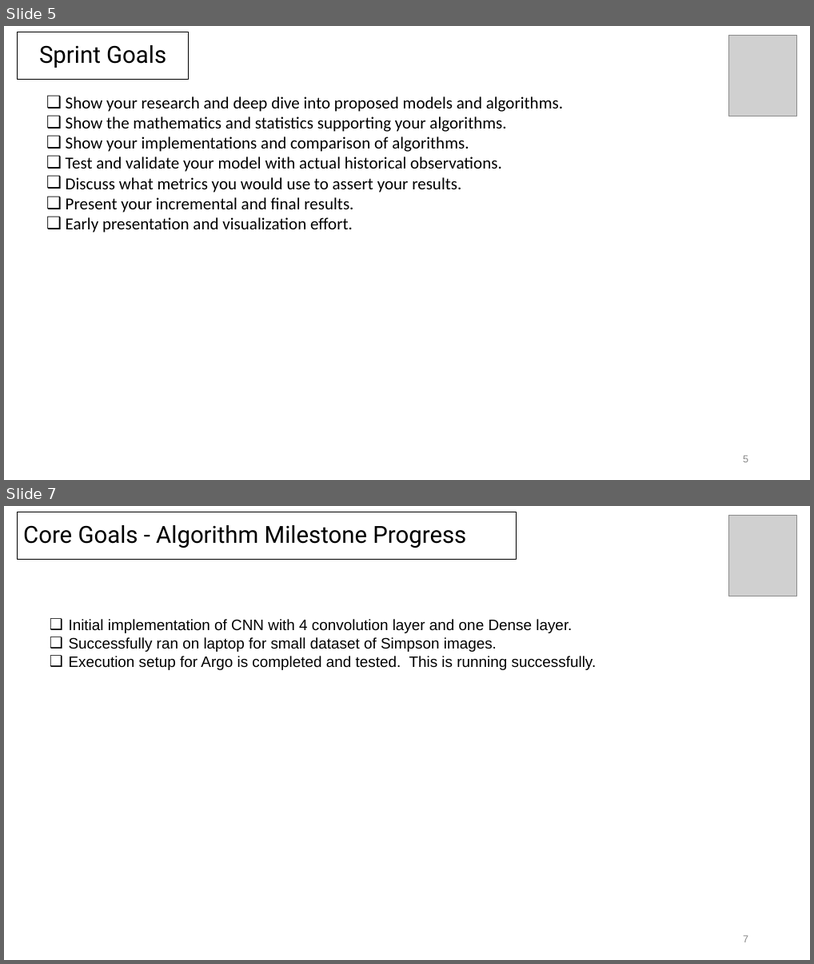
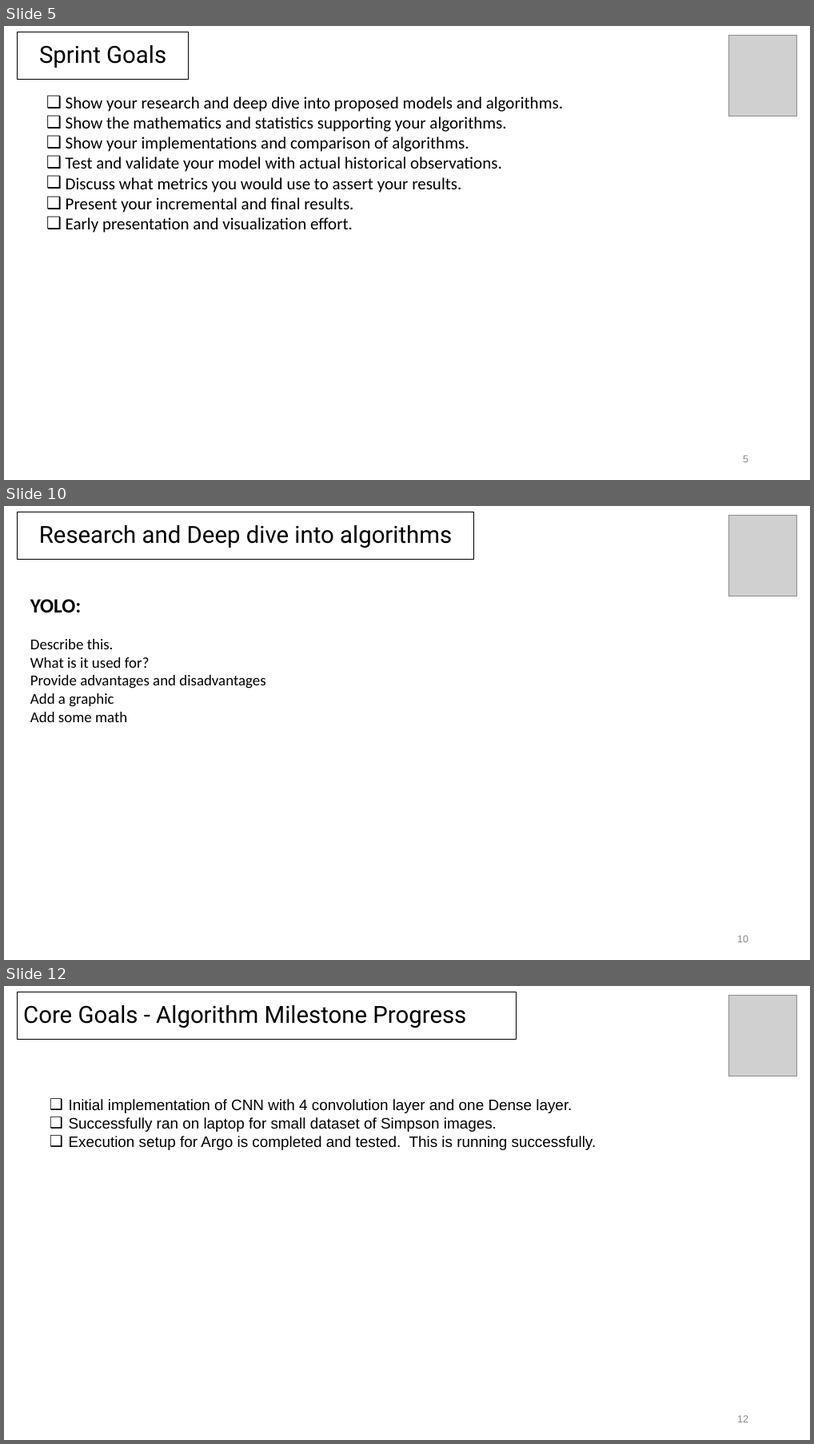
Before and after one commit to coderscraft/simpsons-classification, a slide deck: Documentation/SprintPresentations/Sprint3-Week2.pptx. Shown one above the other, each under a label of ours: slides 5 and 7 before the commit, slides 5, 10 and 12 after it; the slides between them are not shown. The pictures are 814x964 and 814x1444 pixels, drawn with LibreOffice and Linux fonts; fonts in the diff are those of the drawing; grey boxes stand for pictures. Boxes give left, top, right and bottom in pixels: in the first picture for what was removed or moved away, otherwise in the second. Text is boxed around its words. In the diff, an @@ line names an element or a change of style, - is before the commit and + after.

```diff
--- a/Documentation/SprintPresentations/Sprint3-Week2.pptx
+++ b/Documentation/SprintPresentations/Sprint3-Week2.pptx
@@ slide 10 added at bbox=[4, 506, 810, 960], background #FFFFFF @@
@@ rectangle added at bbox=[18, 512, 474, 560], outline #000000 0.75 pt, 28 pt, text #000000 @@
+Research and Deep dive into algorithms
@@ picture added at bbox=[730, 515, 798, 596] @@
@@ text added at bbox=[30, 599, 266, 722], 18 pt, text #000000 @@
+YOLO:
+Describe this.
+What is it used for?
+Provide advantages and disadvantages
+Add a graphic
+Add some math
@@ page number added at bbox=[738, 935, 749, 942], 12 pt, text #888888 @@
+10
@@ what was slide 7 is now slide 12 @@
@@ page number at bbox=[738, 1415, 749, 1422]: text changed @@
-7
+12
```
Also in this commit, not shown: 1 slide changed, 4 other slides added, 1 other file.
